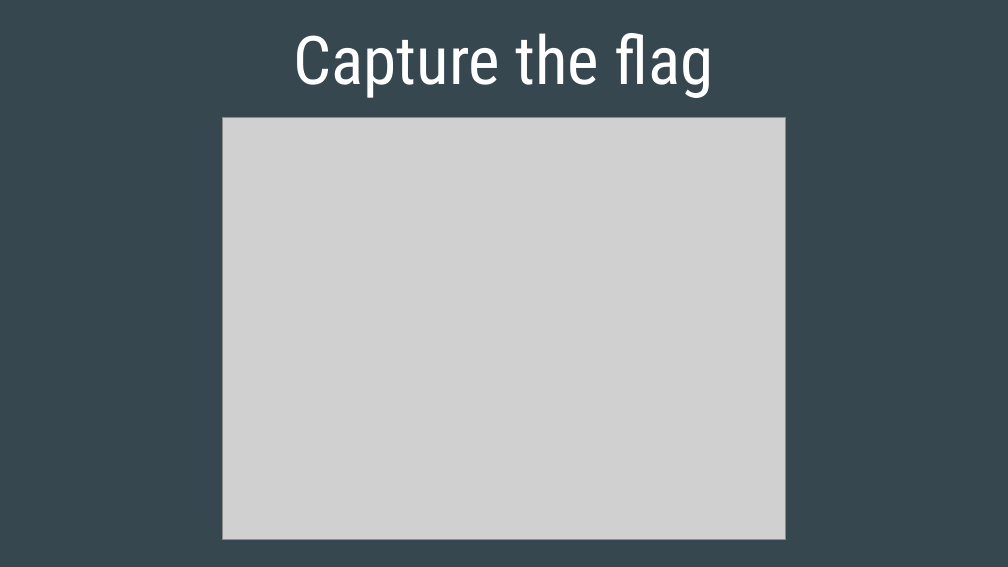
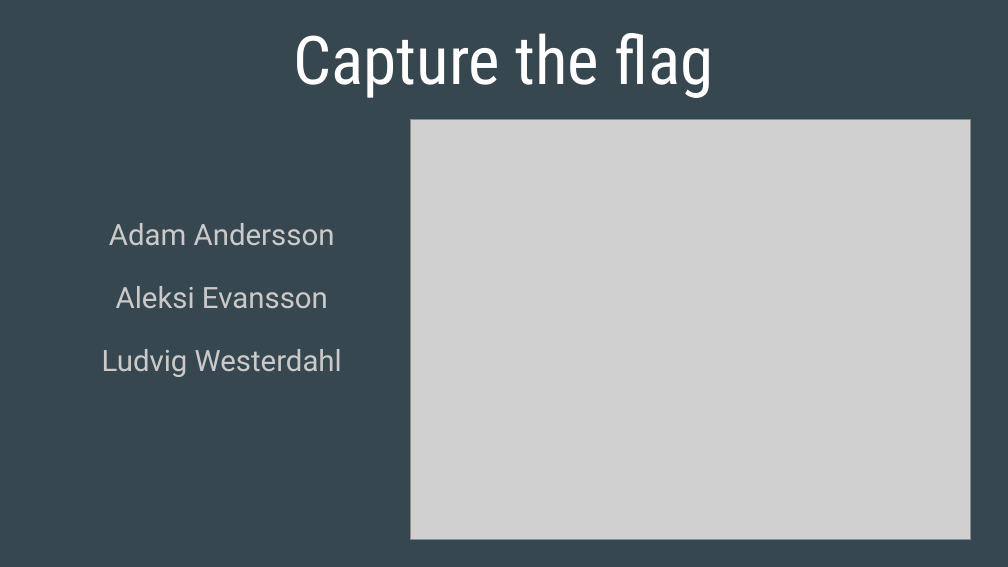
Before and after one commit to allerulez/ctf, a slide deck: slide 1 of TDDD63 - Perspective in Computer Science and Computer Engineering.pptx (slide 2 before the commit). Drawn at 1008x567 pixels with LibreOffice and Linux fonts; fonts in the diff are those of the drawing; grey boxes stand for pictures. Boxes give left, top, right and bottom in pixels: in the first picture for what was removed or moved away, otherwise in the second. Text is boxed around its words. In the diff, an @@ line names an element or a change of style, - is before the commit and + after.

```diff
--- a/TDDD63 - Perspective in Computer Science and Computer Engineering.pptx
+++ b/TDDD63 - Perspective in Computer Science and Computer Engineering.pptx
@@ picture: place and size @@
-picture at [223,118,785,540]
+picture at [410,120,971,540]
@@ text added at [102,223,342,377], 21 pt, text #CACACA @@
+Adam Andersson
+Aleksi Evansson
+Ludvig Westerdahl
```
Also in this commit, not shown: 1 other slide changed, 3 slides added, 3 slides removed, 2 other files.
